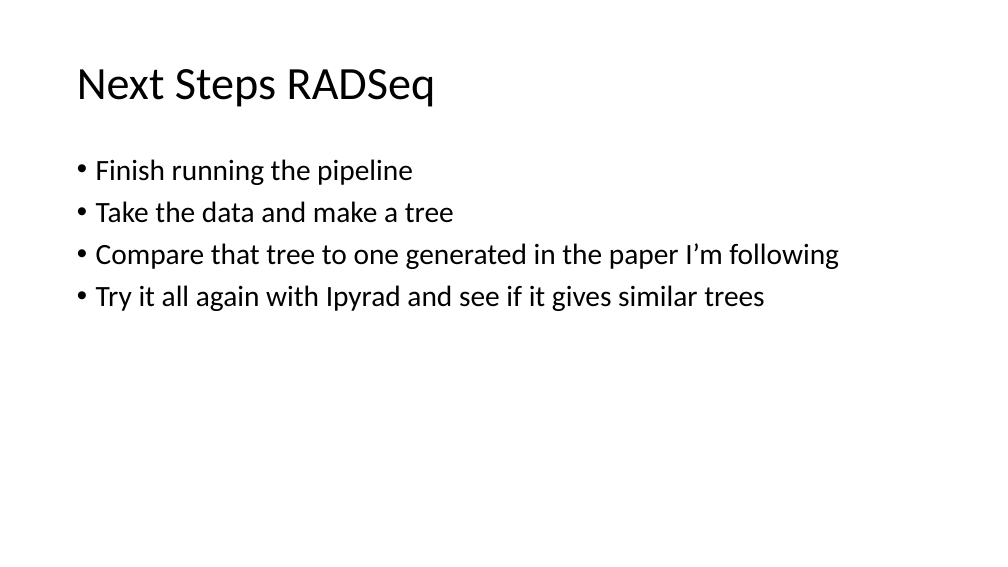
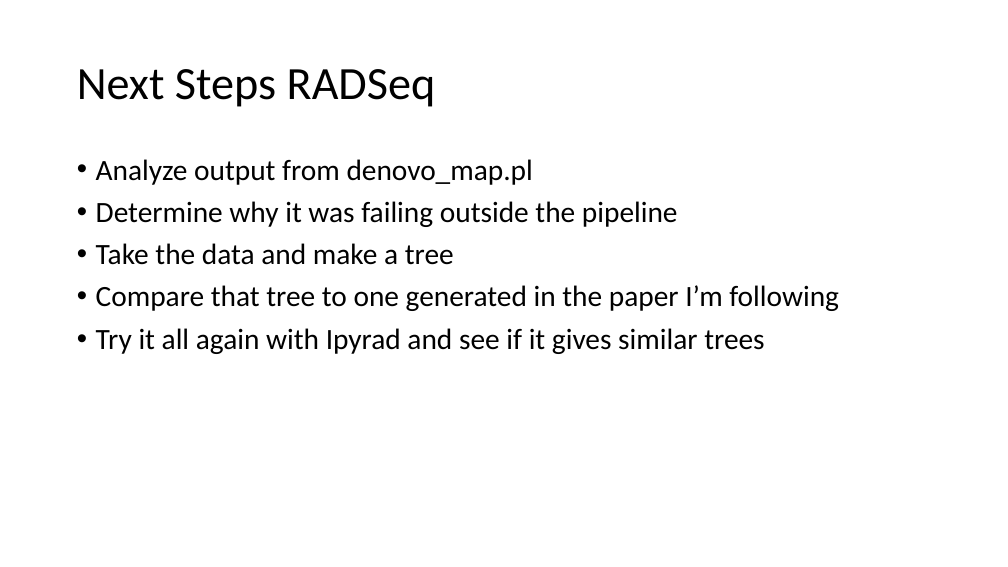
Before and after one commit to fish546-2018/Jenny-Snailfish, a slide deck: slide 12 of progress/flowchart.pptx (slide 11 before the commit). Drawn at 1008x567 pixels with LibreOffice and Linux fonts; fonts in the diff are those of the drawing. Boxes give left, top, right and bottom in pixels: in the first picture for what was removed or moved away, otherwise in the second. Text is boxed around its words. In the diff, an @@ line names an element or a change of style, - is before the commit and + after.

```diff
--- a/progress/flowchart.pptx
+++ b/progress/flowchart.pptx
@@ text at box(96, 159, 678, 227): text changed @@
-• Finish running the pipeline
+• Analyze output from denovo_map.pl
+• Determine why it was failing outside the pipeline
```
Also in this commit, not shown: 1 other slide changed, 1 slide added.
